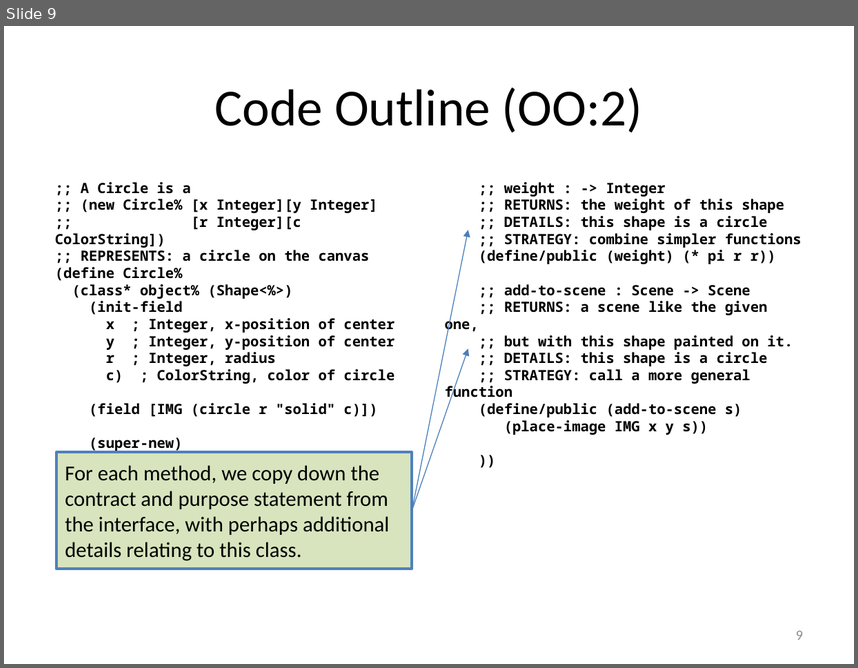
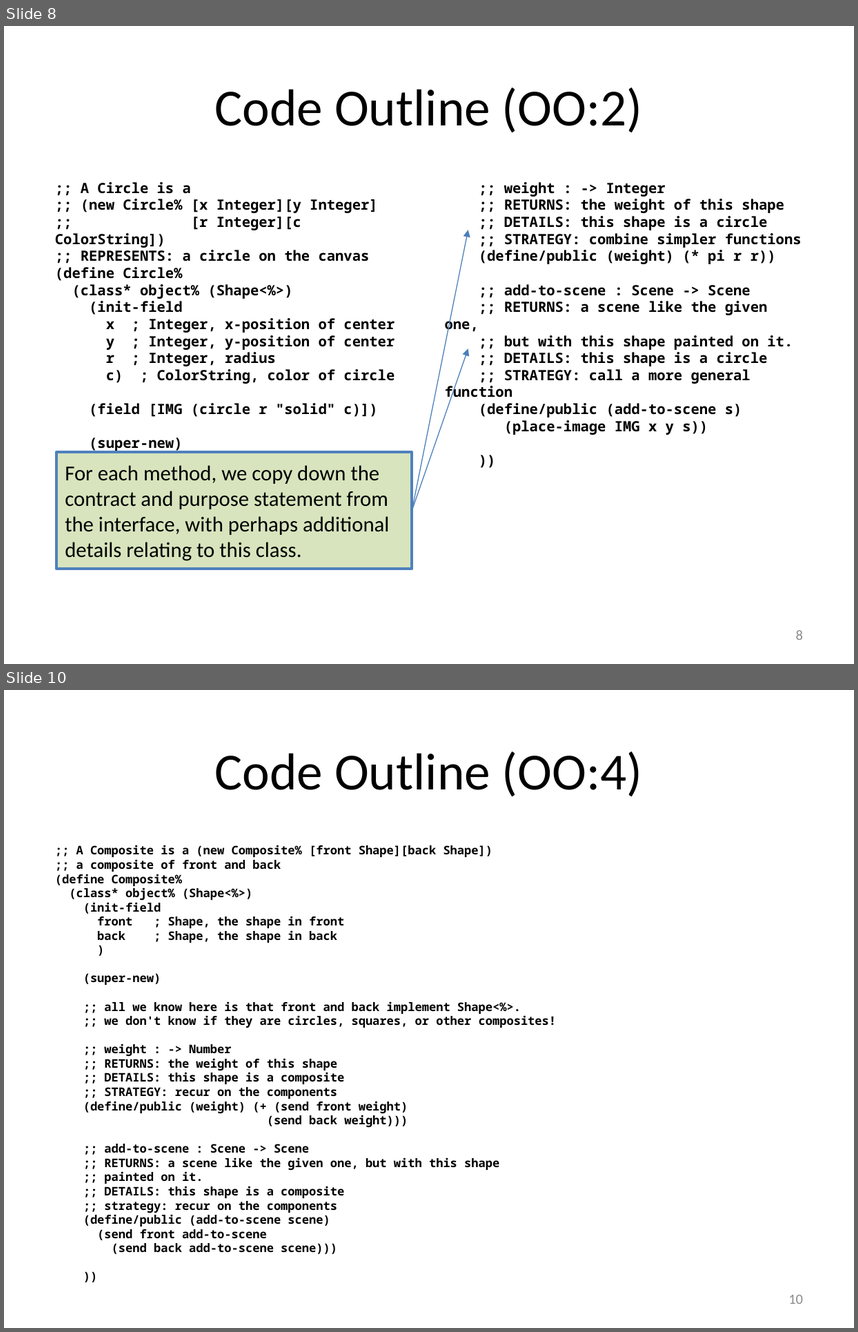
Before and after one commit to mwand/cs5010f16, a slide deck: Slides/Lesson 9.3 Functions vs Classes.pptx. Shown one above the other, each under a label of ours: slide 9 before the commit, slides 8 and 10 after it; the slides between them are not shown. The pictures are 858x668 and 858x1332 pixels, drawn with LibreOffice and Linux fonts; fonts in the diff are those of the drawing. Boxes give left, top, right and bottom in pixels: in the first picture for what was removed or moved away, otherwise in the second. Text is boxed around its words. In the diff, an @@ line names an element or a change of style, - is before the commit and + after.

```diff
--- a/Slides/Lesson 9.3 Functions vs Classes.pptx
+++ b/Slides/Lesson 9.3 Functions vs Classes.pptx
@@ slide 10 added at (4, 690, 854, 1328), background #FFFFFF @@
@@ title added at (47, 716, 811, 822), fill #FFFFFF, outline #4F81BD 2 pt, 44 pt, text #000000 @@
+Code Outline (OO:4)
@@ text added at (55, 845, 557, 1254), 10 pt, text #000000, bold @@
+;; A Composite is a (new Composite% [front Shape][back Shape])
+;; a composite of front and back
+(define Composite%
+(class* object% (Shape<%>)
+(init-field
+front ; Shape, the shape in front
+back ; Shape, the shape in back
+)
+(super-new)
+;; all we know here is that front and back implement Shape<%>.
+;; we don't know if they are circles, squares, or other composites!
+;; weight : -> Number
+;; RETURNS: the weight of this shape
+;; DETAILS: this shape is a composite
+;; STRATEGY: recur on the components
+(define/public (weight) (+ (send front weight)
+(send back weight)))
+;; add-to-scene : Scene -> Scene
+;; RETURNS: a scene like the given one, but with this shape
+;; painted on it.
+;; DETAILS: this shape is a composite
+;; strategy: recur on the components
+(define/public (add-to-scene scene)
+(send front add-to-scene
+(send back add-to-scene scene)))
+))
@@ page number added at (789, 1294, 803, 1303), 12 pt, text #8C8C8C @@
+10
@@ what was slide 9 is now slide 8 @@
@@ page number at (796, 630, 803, 639): text changed @@
-9
+8
```
Also in this commit, not shown: 2 slides changed, 1 other slide added, 7 other files.
